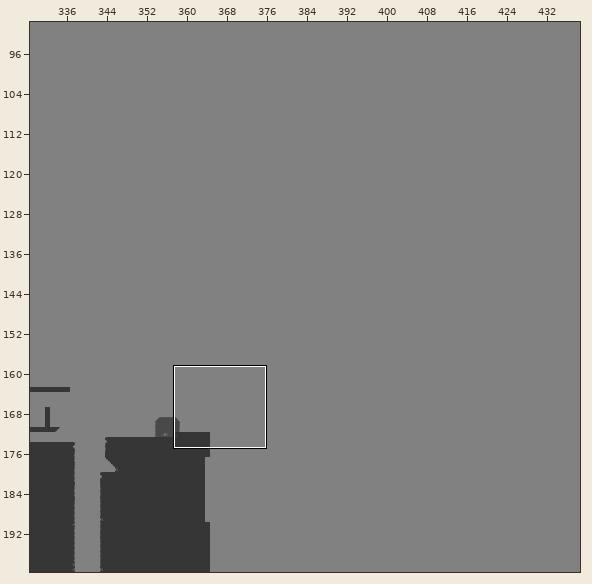
Tiled map, stored at Metaphor_01/Assets/Maps/GameMap.tmx. Above: a wide view before the commit, with the close-up outlined.
Close-up. Before the edit:
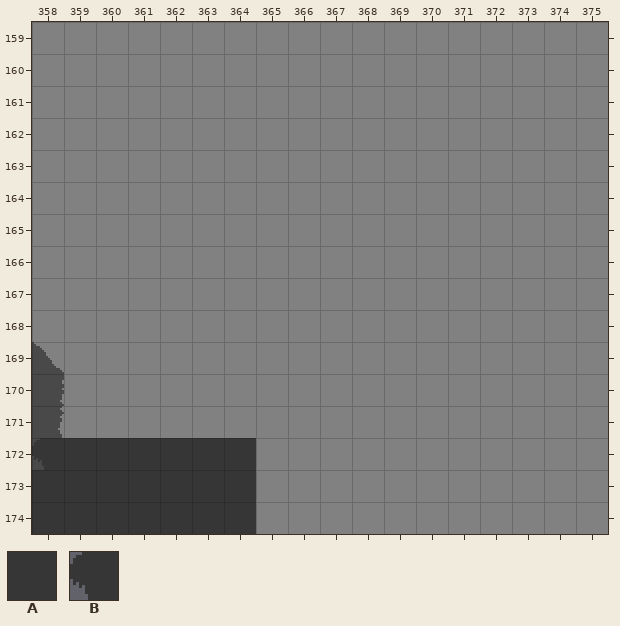
Cells are 16x16 px. Shown: x 358..375, y 159..174. The commit also changed other parts of the map, which this record leaves out.
Key: from "Greyscale": A 0, B 8.
_ is an empty cell.
Layers that did not change in this view are not listed.
Layer "Terrain" before, first column x 358:
159 __________________
160 __________________
161 __________________
162 __________________
163 __________________
164 __________________
165 __________________
166 __________________
167 __________________
168 __________________
169 __________________
170 __________________
171 __________________
172 BAAAAAA___________
173 AAAAAAA___________
174 AAAAAAA___________
New version:
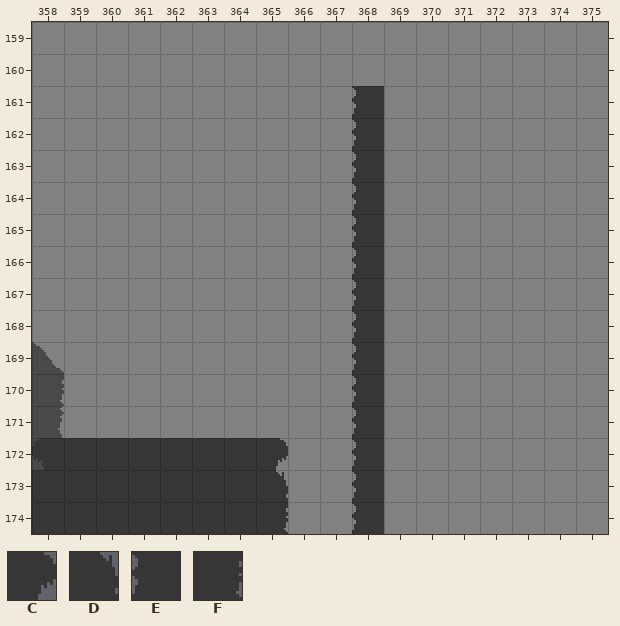
Further tiles: from "Greyscale": C 9, D 17, E 24, F 33.
The edit:
Layer "Terrain":
Tile C is added in row 172 at x 365.
Tile D is added in row 173 at x 365.
Tile E is added in rows 161 to 174 at x 368.
Tile F is added in row 174 at x 365.
Where, in picture pixels (left, top, right, bottom), the same in both close-ups:
added: (352, 86, 384, 534)
added: (256, 438, 288, 534)
